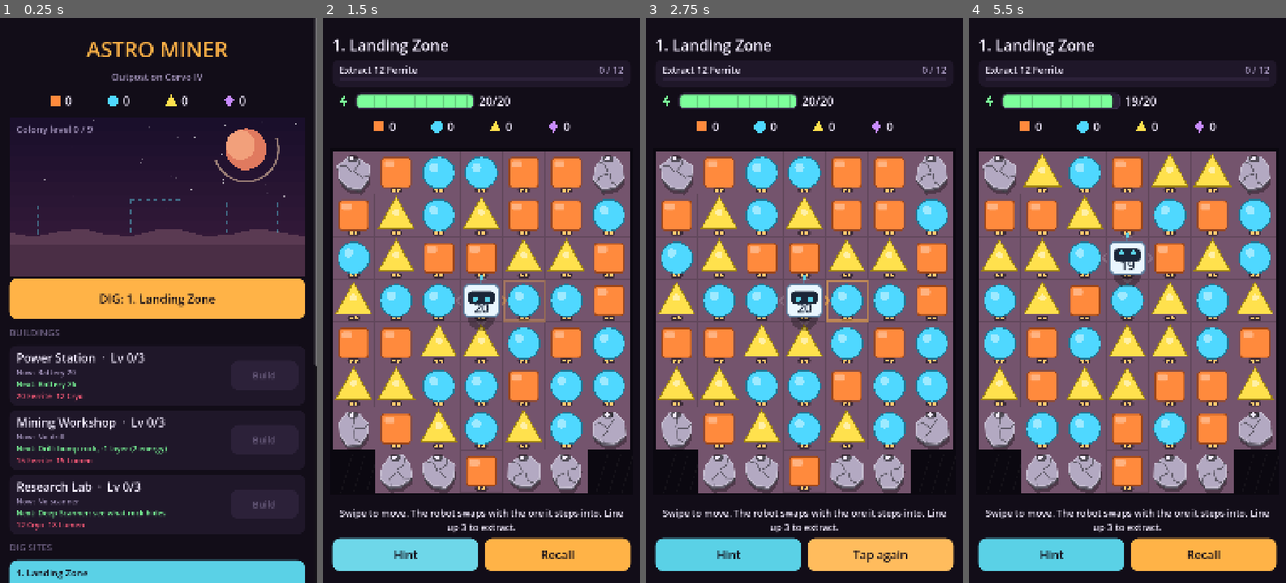
Above: before the commit, frames 1-4 (left to right).
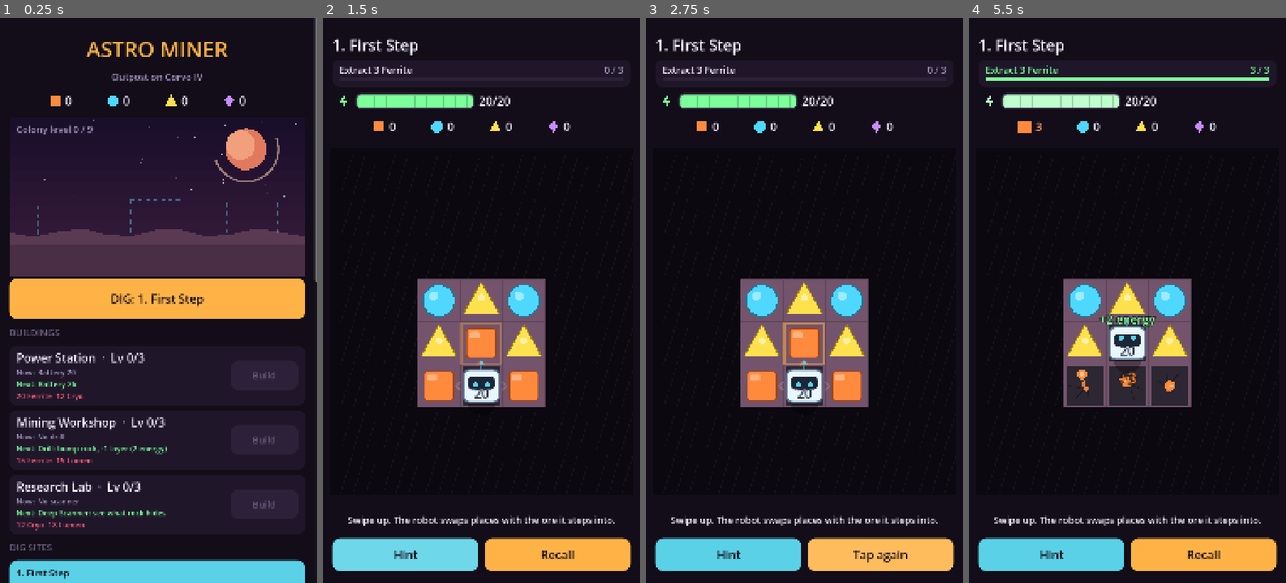
Above: after the commit, the same moments.

Repository: urunsiyabend/astro-miner
Game: Godot game, scene res://scenes/Main.tscn
Two runs of this game, one before a commit and one after it. Both use one fixed random seed, a clock stepped at 60 frames per second and the inputs below.
Inputs (mouse positions are in pixels of both pictures, inside the frame that each line leads up to):
- Up to frame 1 (0.25 s): no input
- Up to frame 2 (1.5 s): click (481, 300) at 0.5 s, where only the run before the commit has a clickable "DIG: 1. Landing Zone"; click "Hint" at 1.25 s
- Up to frame 3 (2.75 s): click "Recall" at 2 s
- Up to frame 4 (5.5 s): click "Tap again" at 2.75 s; click "Tap again" at 3.5 s; click "Dig here again" at 4.25 s; tap Enter at 5 s; drag from (1127, 323) to (1159, 176) at 5.02 s

The runs differ from the first frame. In frame 1, 0.7% of the frame differs, in the area x 9-100%, y 46-100%; in frame 2, 51%; in frame 3, 51%; in frame 4, 55%, in the area x 3-97%, y 3-91%.

Commit message:
Add hand-crafted tutorial sites that teach one mechanic each
New players met a random board with no idea what to do. Each mechanic
now gets a small hand-crafted site right before the open site that uses
it: First Step, Pull, Veins, Crack, Gem, Low Battery and Blast (13 sites
in total). Tutorial sites place every token by hand, pin the seed and
can start with low energy, so the opening and everything that surfaces
afterwards is the same on every play. The hint arrow appears after 2s
on every turn there, and now points at a visible crystal, energy cell
or blast charge before the nearest match.

Cleared sites are saved by id (save v2) and v1 saves are migrated, so
inserting sites does not shift progress. The test suite replays each
tutorial's intended solution. Version 0.3.0.

Co-Authored-By: Claude Opus 5.5 <noreply@anthropic.com>
Claude-Session: https://claude.ai/code/session_012tNQeieoW2rM39cXm4MPAj

Diff:
--- a/autoload/Game.gd
+++ b/autoload/Game.gd
@@ -2,7 +2,9 @@
 
 ## Persistent colony state + local play metrics. Saved as JSON after every dig/purchase.
 
-const SAVE_VERSION := 1
+const SAVE_VERSION := 2
+# v1 saved cleared sites by position; this was the site order then.
+const V1_SITE_ORDER := ["landing", "rubble", "glint", "shale", "vein", "core"]
 const LOG_MAX := 60
 
 var save_path := "user://save.json"
@@ -97,7 +99,7 @@
 func save() -> void:
 	var data := {
 		"version": SAVE_VERSION, "bank": bank, "levels": levels, "unlocked": unlocked,
-		"cleared": cleared, "sfx_on": sfx_on, "tips_seen": tips_seen, "totals": totals,
+		"cleared_ids": cleared_ids(), "sfx_on": sfx_on, "tips_seen": tips_seen, "totals": totals,
 		"dig_log": dig_log,
 	}
 	var f := FileAccess.open(save_path, FileAccess.WRITE)
@@ -122,10 +124,21 @@
 	levels = _ints(data.get("levels", levels), 3)
 	for i in 3:
 		levels[i] = clampi(levels[i], 0, Economy.MAX_LEVEL)
-	unlocked = clampi(int(data.get("unlocked", 1)), 1, Sites.count())
-	var cl: Array = data.get("cleared", [])
-	for i in mini(cl.size(), cleared.size()):
-		cleared[i] = bool(cl[i])
+	# Cleared sites are stored by id, so inserting new sites never shifts progress.
+	var ids: Array = data.get("cleared_ids", [])
+	if not data.has("cleared_ids"):
+		var cl: Array = data.get("cleared", [])
+		for i in mini(cl.size(), V1_SITE_ORDER.size()):
+			if bool(cl[i]):
+				ids.append(V1_SITE_ORDER[i])
+	for id in ids:
+		var k := Sites.index_of(String(id))
+		if k >= 0:
+			cleared[k] = true
+	unlocked = 1
+	for i in cleared.size():
+		if cleared[i]:
+			unlocked = maxi(unlocked, mini(Sites.count(), i + 2))
 	sfx_on = bool(data.get("sfx_on", true))
 	tips_seen = data.get("tips_seen", {})
 	var t: Dictionary = data.get("totals", {})
@@ -134,6 +147,14 @@
 	dig_log = data.get("dig_log", [])
 
 
+func cleared_ids() -> Array:
+	var out := []
+	for i in cleared.size():
+		if cleared[i]:
+			out.append(Sites.get_site(i).id)
+	return out
+
+
 func _ints(a, n: int) -> Array:
 	var out := []
 	for i in n:
--- a/project.godot
+++ b/project.godot
@@ -6,7 +6,7 @@
 
 config/name="Astro Miner"
 config/description="Steer a mining robot, extract ore, crack rock and grow a colony."
-config/version="0.2.0"
+config/version="0.3.0"
 run/main_scene="res://scenes/Main.tscn"
 config/features=PackedStringArray("4.7", "GL Compatibility")
 boot_splash/show_image=false
--- a/scripts/core/Board.gd
+++ b/scripts/core/Board.gd
@@ -76,7 +76,17 @@
 ##   .  ground (reserve 2)    :  shallow ground (reserve 1)    o  deep ground (reserve 4)
 ##   _  exhausted empty ground  @  robot start   #  bedrock
 ##   1/2/3 rock layers hiding ore; suffix c = crystal, e = energy cell, x = nothing
-func setup(rows: Array, seed_value: int, rules: Dictionary = {}, site_goals: Array = []) -> void:
+## Set up a dig for a site from Sites.LIST. A site may pin its own seed, hand-place every
+## token ("ore" rows) and start with less energy than the battery holds ("energy").
+func setup_site(site: Dictionary, seed_value: int, rules: Dictionary = {}) -> void:
+	setup(site.rows, int(site.get("seed", seed_value)), rules, site.goals, site.get("ore", []))
+	if site.has("energy"):
+		energy = mini(int(site.energy), cfg.capacity)
+
+
+## layout: optional rows of hand-placed tokens (F C L ore, c crystal, e energy cell,
+## b blast charge, - nothing) that replace the seeded fill.
+func setup(rows: Array, seed_value: int, rules: Dictionary = {}, site_goals: Array = [], layout: Array = []) -> void:
 	for k in rules:
 		cfg[k] = rules[k]
 	goals = site_goals.duplicate(true)
@@ -93,6 +103,10 @@
 		for x in W:
 			_parse_cell(y * W + x, codes[x])
 	energy = cfg.capacity
+	if not layout.is_empty():
+		_place_layout(layout)
+		rng.seed = seed_value ^ 0x5EED
+		return
 	# Seeded fill; retry until the opening offers a match within 2 steps.
 	var s := seed_value
 	for attempt in 64:
@@ -115,7 +129,9 @@
 		"_":
 			reserve[i] = 0
 		"@":
-			reserve[i] = 2; robot = i
+			# "@_": robot on ground with no vein below (tutorial sites)
+			reserve[i] = 0 if code == "@_" else 2
+			robot = i
 		"#":
 			terrain[i] = Terrain.BEDROCK
 		"1", "2", "3":
@@ -129,6 +145,28 @@
 					"x": buried[i] = Buried.EMPTY
 		_:
 			push_error("unknown cell code '%s'" % code)
+
+
+func _place_layout(layout: Array) -> void:
+	assert(layout.size() == H, "layout needs %d rows" % H)
+	for y in H:
+		var codes: PackedStringArray = String(layout[y]).split(" ", false)
+		assert(codes.size() == W, "layout row %d needs %d cells" % [y, W])
+		for x in W:
+			var i := y * W + x
+			if terrain[i] != Terrain.GROUND:
+				continue
+			token[i] = Token.NONE
+			match codes[x]:
+				"F": token[i] = Token.ORE; ore[i] = 0
+				"C": token[i] = Token.ORE; ore[i] = 1
+				"L": token[i] = Token.ORE; ore[i] = 2
+				"c": token[i] = Token.CRYSTAL
+				"e": token[i] = Token.CELL
+				"b": token[i] = Token.CHARGE
+				"-", "@": pass
+				_: push_error("unknown layout code '%s'" % codes[x])
+	token[robot] = Token.NONE
 
 
 func _fill_ore() -> void:
@@ -581,6 +619,35 @@
 	return []
 
 
+## Shortest robot route to a crystal, energy cell or blast charge on open ground; [] if none
+## within depth. Walking only swaps ore around, so ore never blocks the route.
+func path_to_pickup(depth: int) -> Array:
+	var prev := {robot: -1}
+	var frontier := [robot]
+	for level in depth:
+		var next := []
+		for c in frontier:
+			for di in 4:
+				var to: Vector2i = pos(c) + DIRS[di]
+				if not inside(to):
+					continue
+				var ti := idx(to)
+				if terrain[ti] != Terrain.GROUND or prev.has(ti):
+					continue
+				prev[ti] = c
+				if token[ti] == Token.CRYSTAL or token[ti] == Token.CELL or token[ti] == Token.CHARGE:
+					var path := []
+					var at := ti
+					while prev[at] != -1:
+						var d: Vector2i = pos(at) - pos(prev[at])
+						path.push_front(DIRS.find(d))
+						at = prev[at]
+					return path
+				next.append(ti)
+		frontier = next
+	return []
+
+
 ## Does the ore at cell c form a line of 3 (only c can change per step)?
 func _line_through(tk: PackedInt32Array, orr: PackedInt32Array, c: int) -> bool:
 	if tk[c] != Token.ORE:
@@ -621,6 +688,7 @@
 	match g.type:
 		"ore": return extracted[g.ore]
 		"rock": return stats.rocks_broken
+		"chunks": return stats.chunks
 		"crystal": return stats.crystals
 	return 0
 
@@ -639,6 +707,6 @@
 		"terrain": terrain.duplicate(), "hp": hp.duplicate(), "buried": buried.duplicate(),
 		"reserve": reserve.duplicate(), "depth": dug.duplicate(), "token": token.duplicate(), "ore": ore.duplicate(),
 		"robot": robot, "energy": energy, "haul": haul.duplicate(),
-		"extracted": extracted.duplicate(), "rocks": stats.rocks_broken,
+		"extracted": extracted.duplicate(), "rocks": stats.rocks_broken, "chunks": stats.chunks,
 		"crystals": stats.crystals,
 	}
--- a/scripts/core/Bots.gd
+++ b/scripts/core/Bots.gd
@@ -100,7 +100,7 @@
 static func play(site: Dictionary, rules: Dictionary, seed_value: int, kind: int, max_turns := 400) -> Dictionary:
 	var b := Board.new()
 	b.record = false
-	b.setup(site.rows, seed_value, rules, site.goals)
+	b.setup_site(site, seed_value, rules)
 	var rng := RandomNumberGenerator.new()
 	rng.seed = seed_value * 7919 + kind
 	var turns := 0
--- a/scripts/core/Sites.gd
+++ b/scripts/core/Sites.gd
@@ -1,13 +1,68 @@
 class_name Sites
 extends RefCounted
 
-## Handcrafted dig-site templates (terrain only; ore types are seeded per dig).
-## Codes: see Board.setup(). Rows are 7 cells wide, 8 rows tall.
+## Dig sites in play order. Terrain codes: see Board._parse_cell(). Rows are 7 cells wide,
+## 8 rows tall. Ore types are seeded per dig unless the site pins them:
+##   "ore":    hand-placed tokens (see Board._place_layout), so the opening is always the same
+##   "seed":   fixed seed, so what surfaces after each match is always the same
+##   "energy": starting energy (below the battery capacity)
+##   "guide":  show the hint arrow quickly on every turn (tutorial sites)
+## Each mechanic gets a small hand-crafted tutorial site right before the site that uses it.
 
 const LIST := [
 	{
+		"id": "step", "name": "First Step", "guide": true, "seed": 1,
+		"tip": "Swipe up. The robot swaps places with the ore it steps into.",
+		"goals": [{"type": "ore", "ore": 0, "n": 3}],
+		"rows": [
+			"# # # # # # #",
+			"# # # # # # #",
+			"# # # # # # #",
+			"# # _ _ _ # #",
+			"# # _ _ _ # #",
+			"# # _ @_ _ # #",
+			"# # # # # # #",
+			"# # # # # # #",
+		],
+		"ore": [
+			"- - - - - - -",
+			"- - - - - - -",
+			"- - - - - - -",
+			"- - C L C - -",
+			"- - L F L - -",
+			"- - F - F - -",
+			"- - - - - - -",
+			"- - - - - - -",
+		],
+	},
+	{
+		"id": "pull", "name": "Pull", "guide": true, "seed": 2,
+		"tip": "The ore you step into slides to where you stood. Plan two steps to line up 3 Cryo.",
+		"goals": [{"type": "ore", "ore": 1, "n": 3}],
+		"rows": [
+			"# # # # # # #",
+			"# # # # # # #",
+			"# _ _ _ _ _ #",
+			"# _ _ @_ _ _ #",
+			"# _ _ _ _ _ #",
+			"# _ _ _ _ _ #",
+			"# # # # # # #",
+			"# # # # # # #",
+		],
+		"ore": [
+			"- - - - - - -",
+			"- - - - - - -",
+			"- C C L C F -",
+			"- L F - F L -",
+			"- F L C L C -",
+			"- C F L F L -",
+			"- - - - - - -",
+			"- - - - - - -",
+		],
+	},
+	{
 		"id": "landing", "name": "Landing Zone",
-		"tip": "Swipe to move. The robot swaps with the ore it steps into. Line up 3 to extract.",
+		"tip": "A full dig site. Every step drags one chunk: plan a route to line up Ferrite.",
 		"goals": [{"type": "ore", "ore": 0, "n": 12}],
 		"rows": [
 			"1 . . . . . 1",
@@ -18,6 +73,56 @@
 			". . . . . . .",
 			"1 . . . . . 1",
 			"# 1 1 . 1 1 #",
+		],
+	},
+	{
+		"id": "veins", "name": "Veins", "guide": true, "seed": 3,
+		"tip": "Each match digs the ground deeper and new ore rises from below. The pips show how much is left.",
+		"goals": [{"type": "chunks", "n": 24}],
+		"rows": [
+			"# # # # # # #",
+			"# # # # # # #",
+			"# . . . . . #",
+			"# . . . . . #",
+			"# . . @ . . #",
+			"# . . . . . #",
+			"# . . . . . #",
+			"# # # # # # #",
+		],
+		"ore": [
+			"- - - - - - -",
+			"- - - - - - -",
+			"- C L F C L -",
+			"- L C F L C -",
+			"- C F - F L -",
+			"- L C L C F -",
+			"- F L C F C -",
+			"- - - - - - -",
+		],
+	},
+	{
+		"id": "crack", "name": "Crack", "guide": true, "seed": 4,
+		"tip": "Matches crack the rock next to them. Broken rock opens new ground.",
+		"goals": [{"type": "rock", "n": 4}],
+		"rows": [
+			"# # # # # # #",
+			"# # # # # # #",
+			"# 1 1 1 1 1 #",
+			"# . . @ . . #",
+			"# . . . . . #",
+			"# . . . . . #",
+			"# . . . . . #",
+			"# # # # # # #",
+		],
+		"ore": [
+			"- - - - - - -",
+			"- - - - - - -",
+			"- - - - - - -",
+			"- C C - L F -",
+			"- F L C F L -",
+			"- L F L C F -",
+			"- C L F L C -",
+			"- - - - - - -",
 		],
 	},
 	{
@@ -33,6 +138,31 @@
 			". . . . . . .",
 			". . 1 1 1 . .",
 			"# . . . . . #",
+		],
+	},
+	{
+		"id": "gem", "name": "Gem", "guide": true, "seed": 5,
+		"tip": "Crystals hide under rock. Crack the rock open, then drive onto the crystal.",
+		"goals": [{"type": "crystal", "n": 1}],
+		"rows": [
+			"# # # # # # #",
+			"# # # # # # #",
+			"# # # 1c # # #",
+			"# _ _ @_ _ _ #",
+			"# _ _ _ _ _ #",
+			"# _ _ _ _ _ #",
+			"# # # # # # #",
+			"# # # # # # #",
+		],
+		"ore": [
+			"- - - - - - -",
+			"- - - - - - -",
+			"- - - - - - -",
+			"- C C - L F -",
+			"- F L C F L -",
+			"- L F L C F -",
+			"- - - - - - -",
+			"- - - - - - -",
 		],
 	},
 	{
@@ -51,6 +181,31 @@
 		],
 	},
 	{
+		"id": "battery", "name": "Low Battery", "guide": true, "seed": 6, "energy": 3,
+		"tip": "Every step costs energy and the battery is nearly flat. Crack the rock: an energy cell refills it.",
+		"goals": [{"type": "crystal", "n": 1}],
+		"rows": [
+			"# # # # # # #",
+			"# # # # # # #",
+			"# # # # # # #",
+			"# _ _ _ _ _ #",
+			"# _ _ @_ _ _ #",
+			"# # # 1e # # #",
+			"# _ _ _ # # #",
+			"# _ # # # # #",
+		],
+		"ore": [
+			"- - - - - - -",
+			"- - - - - - -",
+			"- - - - - - -",
+			"- C L F L C -",
+			"- C F - F L -",
+			"- - - - - - -",
+			"- - - - - - -",
+			"- c - - - - -",
+		],
+	},
+	{
 		"id": "shale", "name": "Shale Shelf",
 		"tip": "Shallow ground runs dry fast. Energy cells under rock refill the battery.",
 		"goals": [{"type": "ore", "ore": 1, "n": 15}, {"type": "crystal", "n": 1}],
@@ -63,6 +218,31 @@
 			". . . . . . .",
 			"2 2 3 2c 3 2 2",
 			"# 3 3 3 3 3 #",
+		],
+	},
+	{
+		"id": "blast", "name": "Blast", "guide": true, "seed": 7,
+		"tip": "Match 4 to leave a blast charge. Step on it to blast the 3x3 around it, even basalt.",
+		"goals": [{"type": "rock", "n": 3}],
+		"rows": [
+			"# # # # # # #",
+			"# # # # # # #",
+			"# # # # # # #",
+			"# _ _ _ _ _ #",
+			"# _ _ @_ _ _ #",
+			"# 3 3 3 3 3 #",
+			"# # # # # # #",
+			"# # # # # # #",
+		],
+		"ore": [
+			"- - - - - - -",
+			"- - - - - - -",
+			"- - - - - - -",
+			"- C L F C L -",
+			"- F F - F C -",
+			"- - - - - - -",
+			"- - - - - - -",
+			"- - - - - - -",
 		],
 	},
 	{
@@ -110,5 +290,13 @@
 	match g.type:
 		"ore": return "Extract %d %s" % [g.n, Economy.RES_NAMES[g.ore]]
 		"rock": return "Break %d rock" % g.n
+		"chunks": return "Extract %d ore" % g.n
 		"crystal": return "Recover %d crystal%s" % [g.n, "" if g.n == 1 else "s"]
 	return "?"
+
+
+static func index_of(id: String) -> int:
+	for i in LIST.size():
+		if LIST[i].id == id:
+			return i
+	return -1
--- a/scripts/ui/BoardView.gd
+++ b/scripts/ui/BoardView.gd
@@ -409,7 +409,7 @@
 			draw_rect(Rect2(cur.position, Vector2(cur.size.x, step * 0.5)), Color(0, 0, 0, 0.18))
 		prev = cur
 	var res: int = snap.reserve[i]
-	if res <= 0:
+	if res <= 0 and (snap.depth[i] > 0 or snap.token[i] == K.NONE):
 		# vein exhausted: bare, cracked floor instead of just a darker shade
 		var f := prev.grow(-cell * 0.06)
 		draw_rect(f, Pal.FLOOR_BARE)
--- a/scripts/ui/DigScreen.gd
+++ b/scripts/ui/DigScreen.gd
@@ -107,14 +107,18 @@
 	var site := Sites.get_site(index)
 	var rules := Game.rules()
 	board = Board.new()
-	board.setup(site.rows, seed_value if seed_value >= 0 else randi(), rules, site.goals)
+	board.setup_site(site, seed_value if seed_value >= 0 else randi(), rules)
 	_title.text = "%d. %s" % [index + 1, site.name]
 	for c in _goal_box.get_children():
 		c.queue_free()
 	_goal_rows.clear()
 	for g in site.goals:
 		var row := Widgets.GoalRow.new()
-		var gc: Color = Pal.ORE[g.ore] if g.type == "ore" else (Pal.CRYSTAL if g.type == "crystal" else Pal.ROCK[1])
+		var gc: Color = Pal.ROCK[1]
+		match g.type:
+			"ore": gc = Pal.ORE[g.ore]
+			"crystal": gc = Pal.CRYSTAL
+			"chunks": gc = Pal.VEIN
 		row.setup(Sites.goal_text(g), g.n, gc)
 		_goal_box.add_child(row)
 		_goal_rows.append(row)
@@ -126,7 +130,7 @@
 	_hints_used = 0
 	_has_pending = false
 	_idle = 0.0
-	_auto_hint = not Game.tips_seen.has(site.id) and index == 0
+	_auto_hint = site.get("guide", false)
 	if _result:
 		_result.queue_free()
 		_result = null
@@ -134,7 +138,7 @@
 	_recall_armed = 0.0
 	var tip: String = site.tip
 	var perks := _perk_text(rules)
-	_show_toast(tip + ("\n" + perks if perks != "" else ""), 7.0)
+	_show_toast(tip + ("\n" + perks if perks != "" else ""), 12.0 if _auto_hint else 7.0)
 	Game.tips_seen[site.id] = true
 	_refresh_reach()
 
@@ -162,7 +166,7 @@
 			_recall_btn.text = "Recall"
 	if board and not board.over and not view.is_busy():
 		_idle += delta
-		if _auto_hint and _idle > 4.0 and view.hint_dir == -1 and not _reach.is_empty():
+		if _auto_hint and _idle > 2.0 and view.hint_dir == -1 and not _reach.is_empty():
 			view.hint_dir = _reach[0]
 
 
@@ -223,6 +227,7 @@
 		match g.type:
 			"ore": v = s.extracted[g.ore]
 			"rock": v = s.rocks
+			"chunks": v = s.chunks
 			"crystal": v = s.crystals
 		(_goal_rows[i] as Widgets.GoalRow).set_have(v)
 
@@ -239,7 +244,10 @@
 
 
 func _refresh_reach() -> void:
-	_reach = board.path_to_match(5)
+	# a crystal or energy cell in the open comes first: it is usually what the dig is for
+	_reach = board.path_to_pickup(10)
+	if _reach.is_empty():
+		_reach = board.path_to_match(5)
 	if _reach.is_empty():
 		if board.can_pulse():
 			_hint_btn.text = "Pulse (-%d)" % board.cfg.pulse_cost
--- a/tests/run_tests.gd
+++ b/tests/run_tests.gd
@@ -32,9 +32,12 @@
 	_test_goals_end_dig()
 	_test_determinism()
 	_test_generator_all_sites()
+	_test_tutorial_sites()
+	_test_pickup_hint()
 	_test_pulse()
 	_test_economy_rules()
 	_test_save_roundtrip()
+	_test_save_v1_migration()
 	_test_bot_smoke()
 	print("== %d passed, %d failed ==" % [_pass, _fail])
 	quit(1 if _fail > 0 else 0)
@@ -260,7 +263,7 @@
 
 
 func _test_determinism() -> void:
-	var site := Sites.get_site(3)
+	var site := Sites.get_site(Sites.index_of("shale"))
 	var a := Board.new()
 	var b := Board.new()
 	a.record = false
@@ -289,7 +292,7 @@
 		for s in 40:
 			var b := Board.new()
 			b.record = false
-			b.setup(site.rows, 100 + s, {}, site.goals)
+			b.setup_site(site, 100 + s, {})
 			n += 1
 			if b.has_line():
 				bad_line += 1
@@ -363,10 +366,82 @@
 
 
 func _test_bot_smoke() -> void:
-	var site := Sites.get_site(0)
+	var site := Sites.get_site(Sites.index_of("landing"))
 	var wins := 0
 	for s in 20:
 		var m := Bots.play(site, Economy.rules([0, 0, 0]), 500 + s, Bots.Kind.GREEDY)
 		if m.complete:
 			wins += 1
-	_ok(wins >= 16, "greedy bot clears the tutorial site in >=80%% of seeds (%d/20)" % wins)
+	_ok(wins >= 16, "greedy bot clears the first open site in >=80%% of seeds (%d/20)" % wins)
+
+
+# Intended solution of every hand-crafted tutorial site. Each must finish the site exactly on
+# its last move; if a layout edit breaks one, this fails before a player meets it.
+const TUTORIAL_SOLUTIONS := {
+	"step": "U", "pull": "UR", "veins": "URRL", "crack": "RDLL", "gem": "DUU",
+	"battery": "UDDDLLD", "blast": "UD",
+}
+
+
+func _test_tutorial_sites() -> void:
+	var map := {"U": Vector2i(0, -1), "D": Vector2i(0, 1), "L": Vector2i(-1, 0), "R": Vector2i(1, 0)}
+	var guided := 0
+	for i in Sites.count():
+		var site := Sites.get_site(i)
+		if not site.get("guide", false):
+			continue
+		guided += 1
+		_ok(TUTORIAL_SOLUTIONS.has(site.id), "tutorial site %s has a recorded solution" % site.id)
+		var sol: String = TUTORIAL_SOLUTIONS.get(site.id, "")
+		var b := Board.new()
+		b.record = false
+		b.setup_site(site, 0, Economy.rules([0, 0, 0]))
+		_ok(not b.has_line(), "%s opens without a ready-made line" % site.id)
+		var ok := true
+		for k in sol.length():
+			var r := b.try_move(map[sol[k]])
+			if not r.ok or (b.over and k < sol.length() - 1):
+				ok = false
+				break
+		_ok(ok and b.complete, "%s is solved by %s" % [site.id, sol])
+	_ok(guided == TUTORIAL_SOLUTIONS.size(), "every recorded solution belongs to a tutorial site")
+	# the battery lesson must actually need the energy cell
+	var nb := Board.new()
+	nb.record = false
+	nb.setup_site(Sites.get_site(Sites.index_of("battery")), 0, Economy.rules([0, 0, 0]))
+	nb.try_move(Vector2i(0, -1))
+	_ok(nb.energy < 6, "Low Battery: after the first match the crystal is out of reach without the cell")
+
+
+func _test_pickup_hint() -> void:
+	var b := _board(OPEN, EMPTY)
+	b.robot = Board.idx(Vector2i(1, 1))
+	b.token[Board.idx(Vector2i(4, 1))] = Board.Token.CRYSTAL
+	var p := b.path_to_pickup(10)
+	_ok(p.size() == 3 and p[0] == 1, "hint routes toward a crystal in the open")
+	b.token[Board.idx(Vector2i(4, 1))] = Board.Token.NONE
+	_ok(b.path_to_pickup(10).is_empty(), "no pickup, no pickup route")
+
+
+func _test_save_v1_migration() -> void:
+	var path := "user://test_v1_save.json"
+	var f := FileAccess.open(path, FileAccess.WRITE)
+	f.store_string(JSON.stringify({"version": 1, "bank": [1, 2, 3, 4], "levels": [1, 0, 0],
+			"unlocked": 3, "cleared": [true, true, false, false, false, false]}))
+	f.close()
+	var game = load("res://autoload/Game.gd").new()
+	game.save_path = path
+	game.load_save()
+	var rubble := Sites.index_of("rubble")
+	_ok(game.cleared[Sites.index_of("landing")] and game.cleared[rubble], "v1 cleared sites keep their progress by id")
+	_ok(not game.cleared[Sites.index_of("glint")], "v1 uncleared sites stay uncleared")
+	_ok(game.unlocked == rubble + 2, "unlock follows the furthest cleared site")
+	_ok(game.bank == [1, 2, 3, 4] and game.levels == [1, 0, 0], "v1 bank and buildings survive")
+	game.save()
+	var again = load("res://autoload/Game.gd").new()
+	again.save_path = path
+	again.load_save()
+	_ok(again.cleared == game.cleared, "v2 save round trip keeps cleared sites")
+	DirAccess.remove_absolute(ProjectSettings.globalize_path(path))
+	game.free()
+	again.free()
Not shown, changed: export_presets.cfg
Not shown, changed: README.md
Not shown, changed: docs/design/prototype-gdd.md
